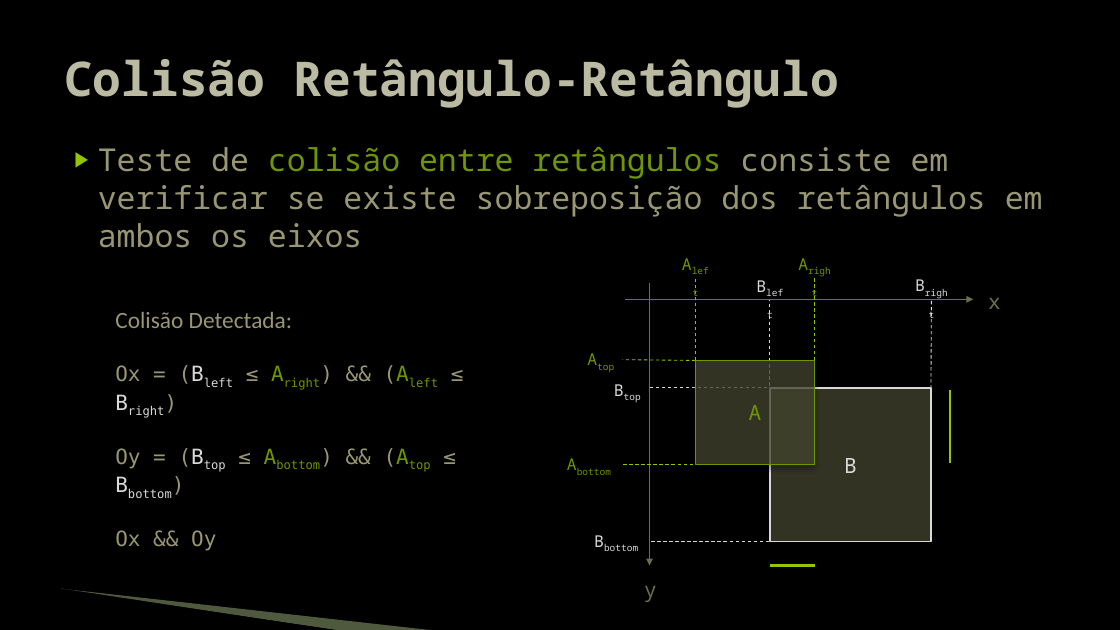
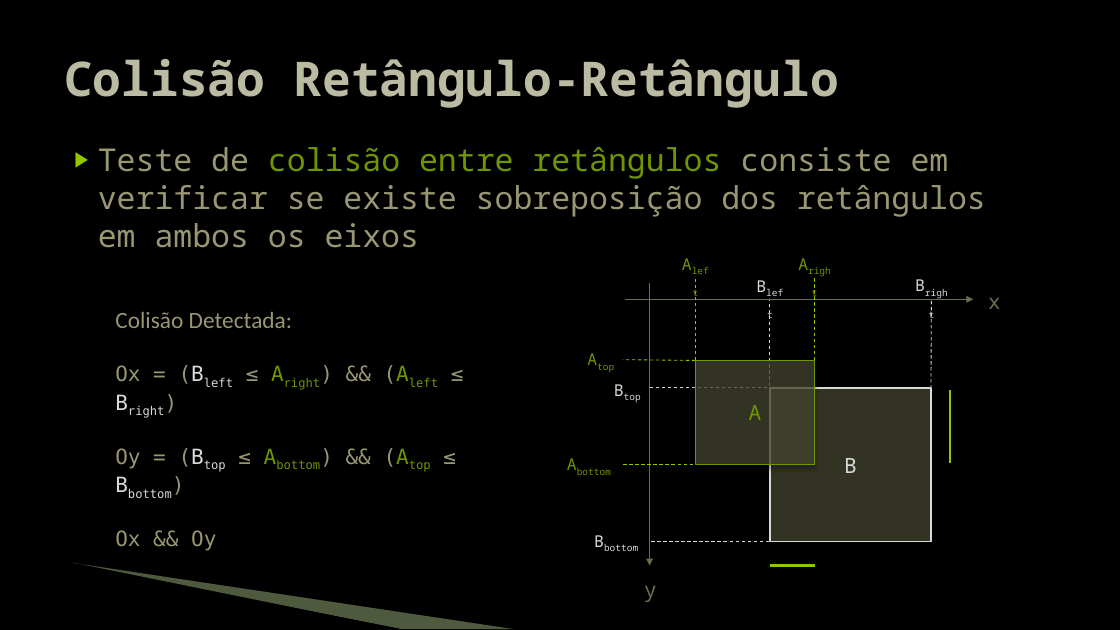
Before and after one commit to JudsonSS/Jogos, a slide deck: slide 16 of Slides/10. Detecção de Colisão.pptx (slide 14 before the commit). Drawn at 1120x630 pixels with LibreOffice and Linux fonts; fonts in the diff are those of the drawing; background and template pictures are left out. Boxes give left, top, right and bottom in pixels: in the first picture for what was removed or moved away, otherwise in the second. Text is boxed around its words. In the diff, an @@ line names an element or a change of style, - is before the commit and + after.

```diff
--- a/Slides/10. Detecção de Colisão.pptx
+++ b/Slides/10. Detecção de Colisão.pptx
@@ text "Teste de colisão entre retângulos ..." rewrapped from box(98, 147, 1043, 248) to box(98, 147, 986, 248) @@
@@ freeform shape: place and size @@
-freeform shape at box(60, 590, 340, 630)
+freeform shape at box(71, 565, 400, 629)
@@ freeform shape: place and size @@
-freeform shape at box(61, 589, 437, 630)
+freeform shape at box(73, 563, 514, 629)
```
Also in this commit, not shown: 17 other slides changed, 2 slides added.
